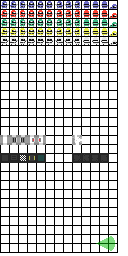
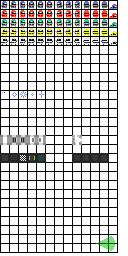
Revision of a layered (128, 256) image; what changed, layer by layer:
painted on "Sprites" over 2, 91, 44, 98
